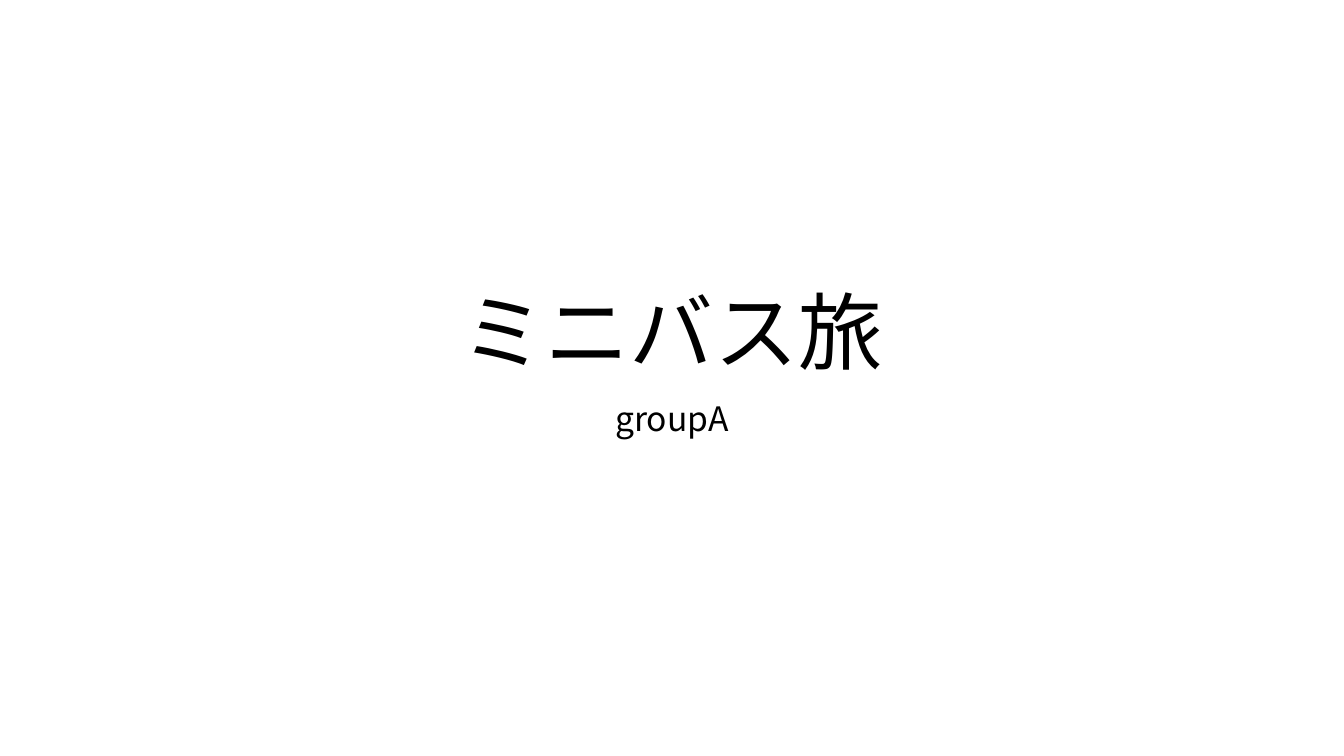
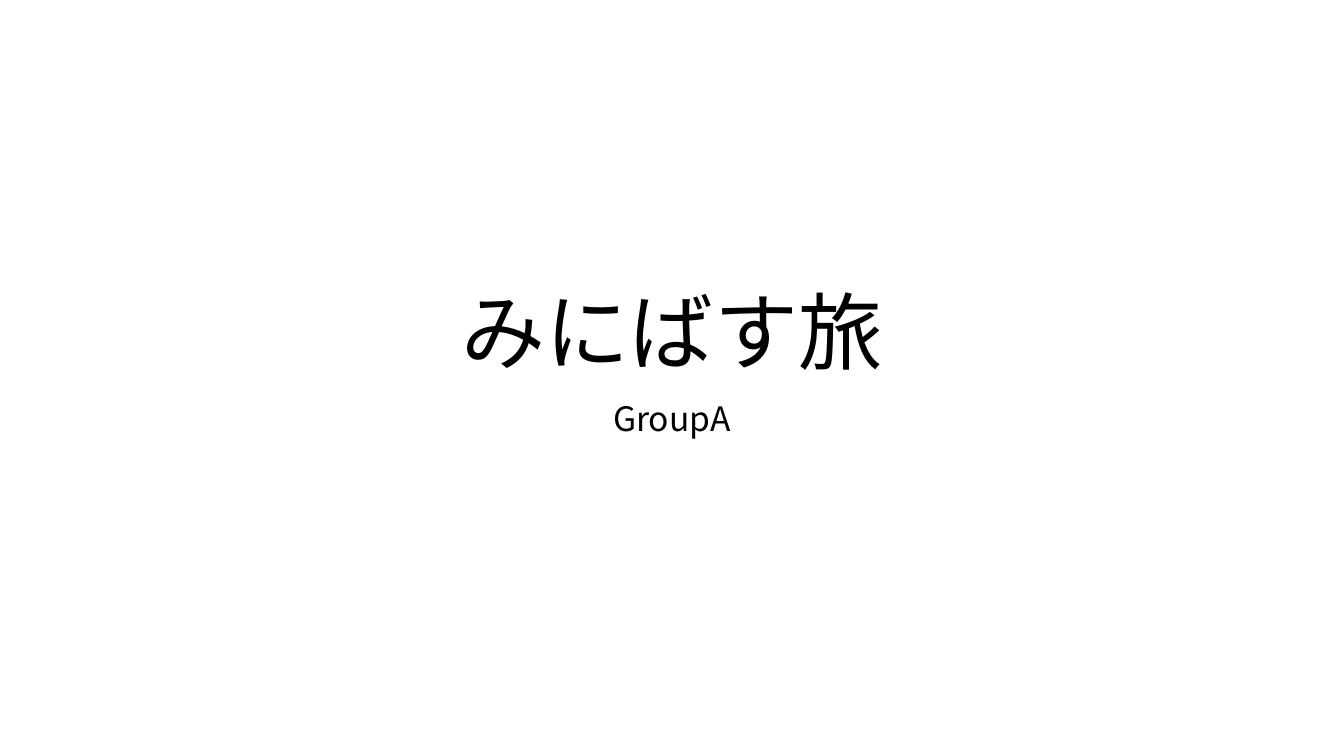
Before and after one commit to sfdn-class/HinoMiniBus, a slide deck: slide 1 of design/powerpoint/ミニバス旅.pptx. Drawn at 1344x756 pixels with LibreOffice and Linux fonts; fonts in the diff are those of the drawing. Boxes give left, top, right and bottom in pixels: in the first picture for what was removed or moved away, otherwise in the second. Text is boxed around its words. In the diff, an @@ line names an element or a change of style, - is before the commit and + after.

```diff
--- a/design/powerpoint/ミニバス旅.pptx
+++ b/design/powerpoint/ミニバス旅.pptx
@@ title at [462, 292, 882, 370]: text changed @@
-ミニバス旅
+みにばす旅
@@ subtitle at [613, 406, 731, 439]: text changed @@
-groupA
+GroupA
```
Also in this commit, not shown: 5 other slides changed, 2 slides added, 3 slides removed, 1 other file.
